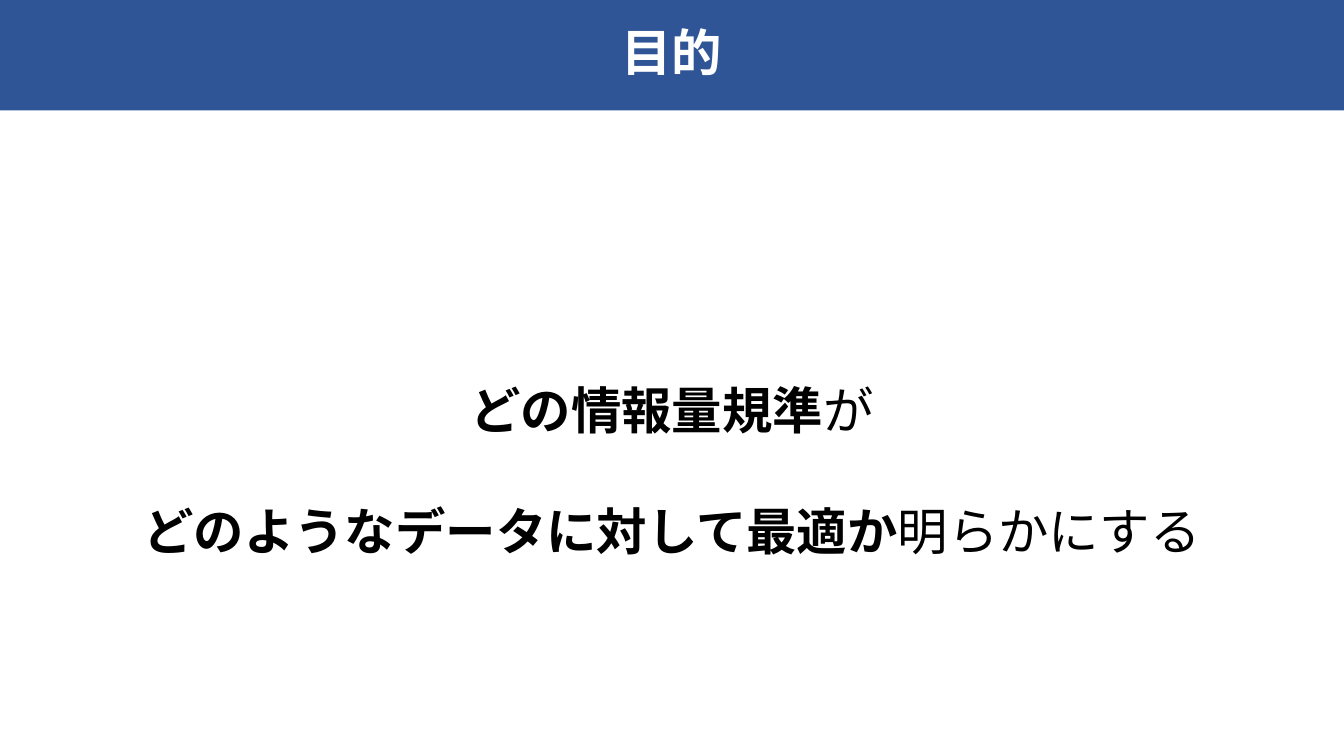
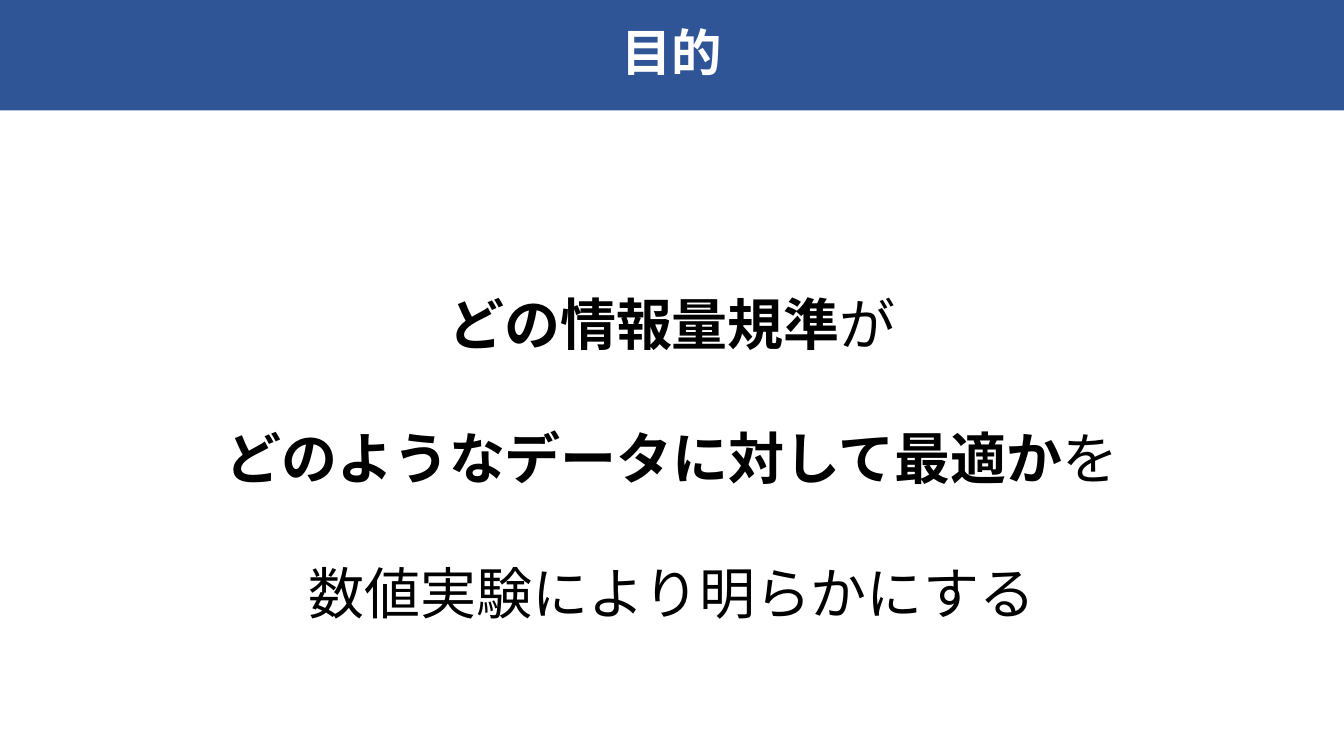
Before and after one commit to raryosu/graduation-research, a slide deck: slide 4 of docs/interim-presen/interim_hagihara.pptx. Drawn at 1344x756 pixels with LibreOffice and Linux fonts; fonts in the diff are those of the drawing. Boxes give left, top, right and bottom in pixels: in the first picture for what was removed or moved away, otherwise in the second. Text is boxed around its words. In the diff, an @@ line names an element or a change of style, - is before the commit and + after.

```diff
--- a/docs/interim-presen/interim_hagihara.pptx
+++ b/docs/interim-presen/interim_hagihara.pptx
@@ text at (x1=225, y1=297, x2=1118, y2=619): text changed; size 36 to 40 pt @@
-どの情報量規準が
-どのようなデータに対して最適か明らかにする
+どの情報量規準が
+どのようなデータに対して最適かを
+数値実験により明らかにする
```
Also in this commit, not shown: 10 other slides changed.
